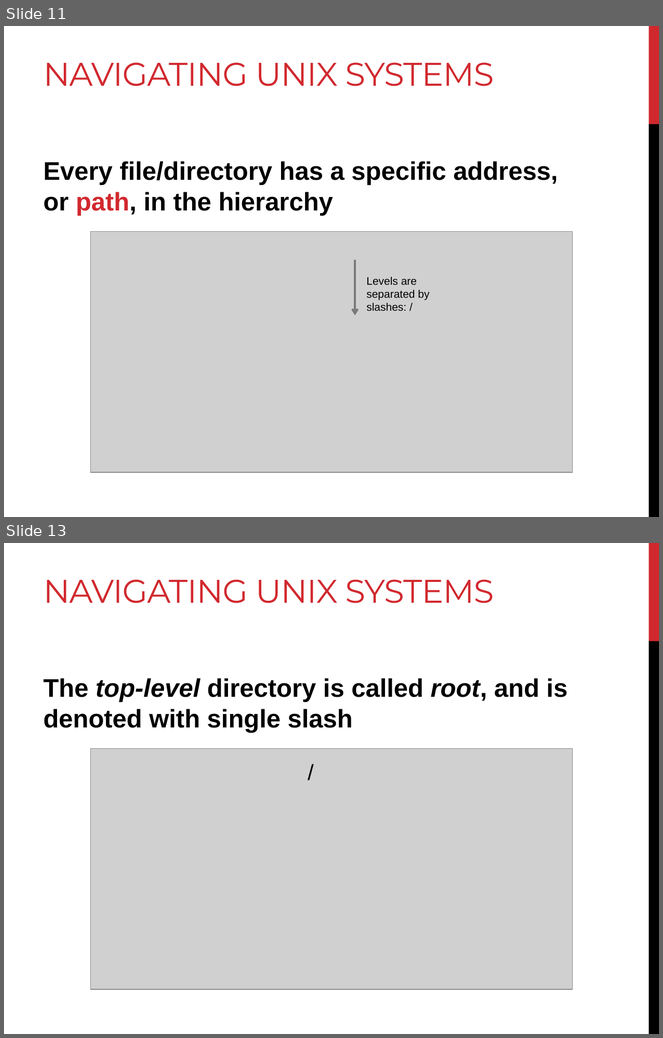
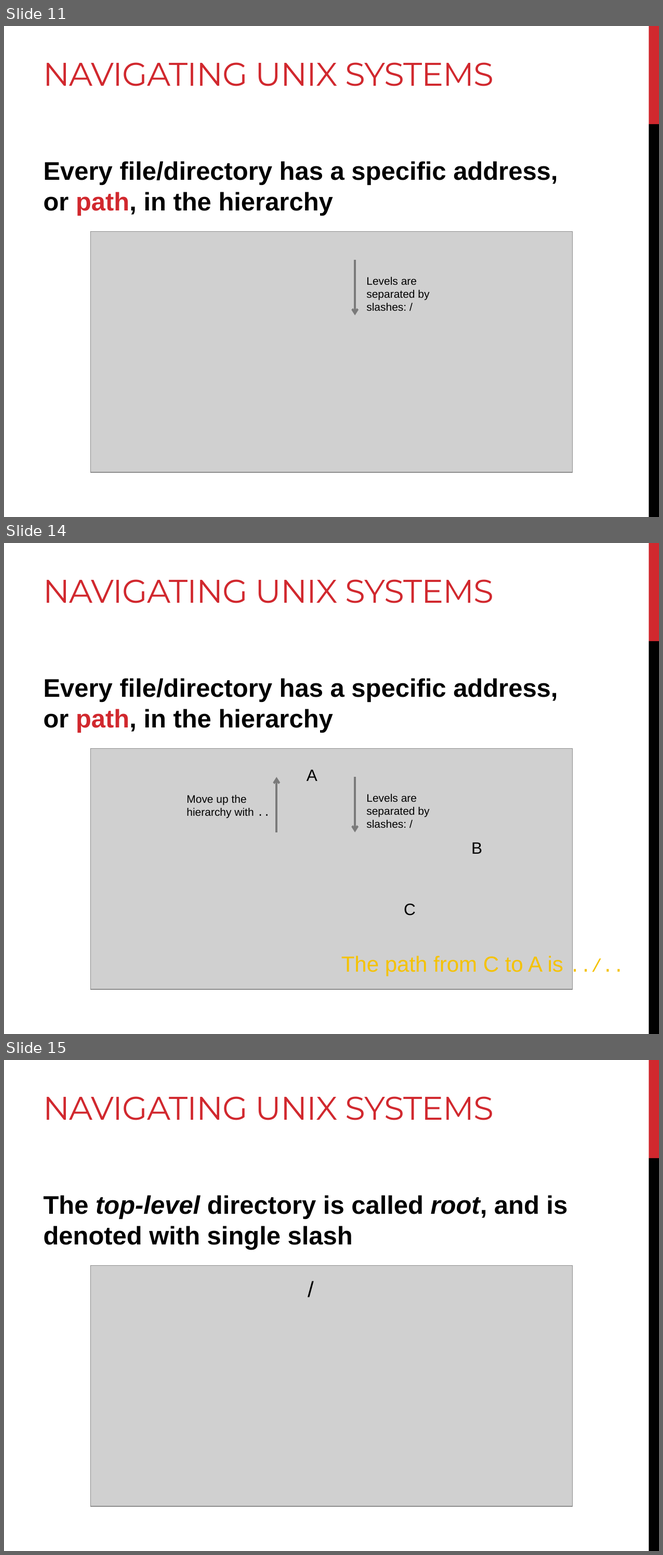
Before and after one commit to BjornFJohansson/ccbb_bigdata2015_python, a slide deck: slides/day1_slides.pptx. Shown one above the other, each under a label of ours: slides 11 and 13 before the commit, slides 11, 14 and 15 after it; the slides between them are not shown. The pictures are 663x1038 and 663x1555 pixels, drawn with LibreOffice and Linux fonts; fonts in the diff are those of the drawing; grey boxes stand for pictures. Boxes give left, top, right and bottom in pixels: in the first picture for what was removed or moved away, otherwise in the second. Text is boxed around its words. In the diff, an @@ line names an element or a change of style, - is before the commit and + after.

```diff
--- a/slides/day1_slides.pptx
+++ b/slides/day1_slides.pptx
@@ slide 14 added at bbox=[4, 543, 659, 1034], background #FFFFFF; not listed: 2 template elements that a slide beside it also shows @@
@@ title added at bbox=[44, 579, 494, 603], 36 pt, text #D1282E @@
+NAVIGATING UNIX SYSTEMS
@@ text added at bbox=[44, 678, 558, 733], 28 pt, text #000000, bold @@
+Every file/directory has a specific address, or path, in the hierarchy
@@ picture added at bbox=[90, 749, 573, 990] @@
@@ text added at bbox=[307, 770, 318, 781], 18 pt, text #000000 @@
+A
@@ arrow added from (276, 833) to (276, 777), #7A7A7A 2.25 pt @@
@@ arrow added from (355, 777) to (355, 833), #7A7A7A 2.25 pt @@
@@ text added at bbox=[187, 795, 254, 819], 12 pt, text #000000 @@
+Move up the hierarchy with ..
@@ text added at bbox=[366, 794, 429, 828], 12 pt, text #000000 @@
+Levels are separated by slashes: /
@@ text added at bbox=[471, 843, 482, 854], 18 pt, text #000000 @@
+B
@@ text added at bbox=[404, 904, 416, 916], 18 pt, text #000000 @@
+C
@@ text added at bbox=[341, 956, 564, 977], 24 pt, text #F5C201 @@
+The path from C to A is ../..
@@ what was slide 13 is now slide 15 @@
```
Also in this commit, not shown: 2 slides changed, 1 other slide added.
